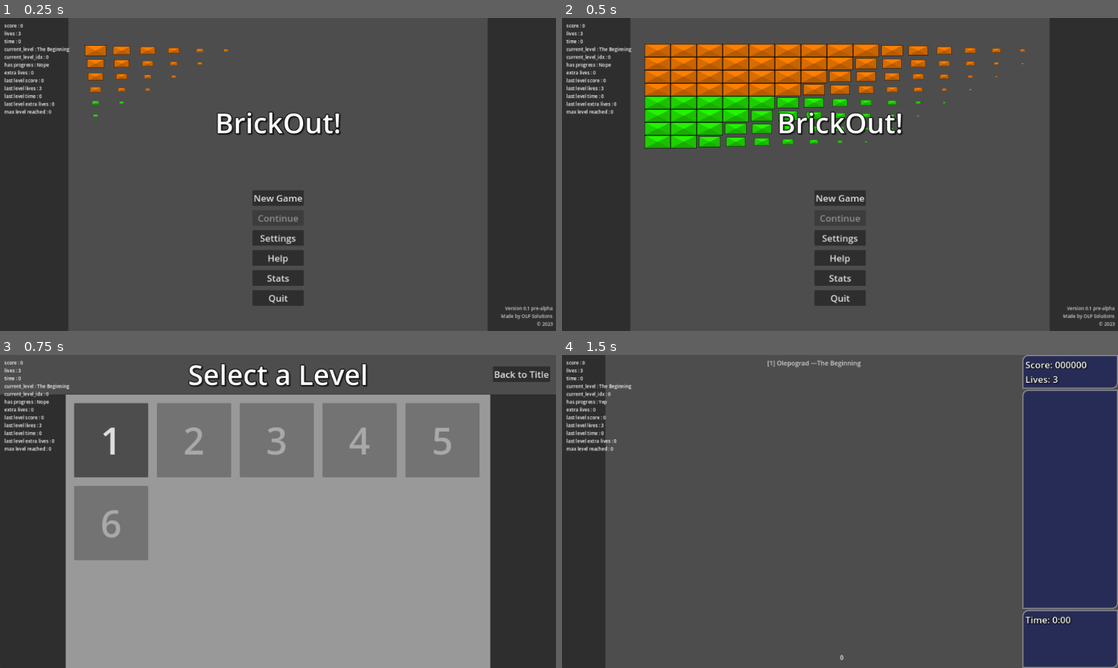
Above: before the commit, frames 1-4 (two rows, left to right).
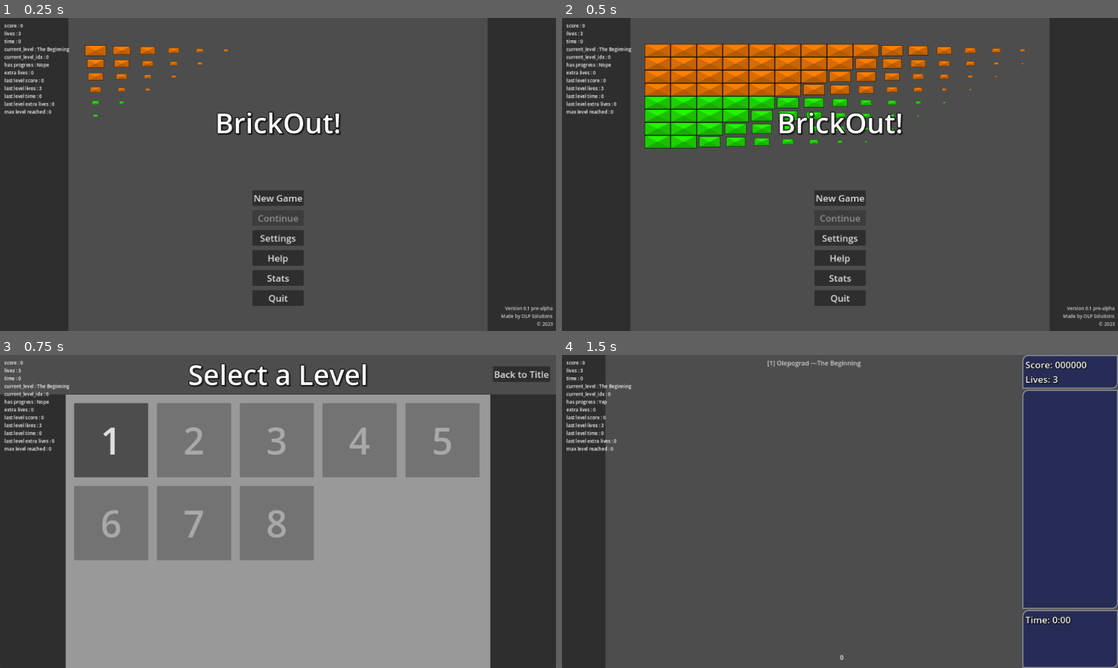
Above: after the commit, the same moments.

Repository: O-39889/brickout
Game: Godot game, scene res://scenes/title_screen.tscn
The game is run twice, just before and just after one commit, with the same random seed, the same clock (stepped at 60 frames per second) and the same inputs. The engine's default icon, where the game draws it, is replaced by a stand-in: a white triangle on a blue panel in a dark square.
Inputs:
- Up to frame 1 (0.25 s): no input
- Up to frame 2 (0.5 s): no input
- Up to frame 3 (0.75 s): click "New Game" at 0.5 s
- Up to frame 4 (1.5 s): click "1" at 1.25 s

Frames 1-2 are identical in both runs. In frame 3, 6.0% of the frame differs, in the area x 28-57%, y 41-66%; in frame 4, nothing differs.

Commit message:
Add yet another level

Diff:
--- /dev/null
+++ b/scenes/levels_new/main_campaign/awawawa.tscn
@@ -0,0 +1,436 @@
+[gd_scene load_steps=9 format=3 uid="uid://bhob220inipgp"]
+
+[ext_resource type="PackedScene" uid="uid://cljyfysqemsgw" path="res://scenes/level.tscn" id="1_1oxtk"]
+[ext_resource type="Script" path="res://scripts/main_level.gd" id="2_fbo6k"]
+[ext_resource type="PackedScene" uid="uid://c0pvsntagt4y6" path="res://scenes/level_components/ball_component.tscn" id="3_087fp"]
+[ext_resource type="PackedScene" uid="uid://coqsjdil7pruh" path="res://scenes/level_components/brick_component.tscn" id="4_cmrns"]
+[ext_resource type="PackedScene" uid="uid://blofikyc7x7vn" path="res://scenes/RegularBrick.tscn" id="5_2lv14"]
+[ext_resource type="PackedScene" uid="uid://clcdnhk8jx7nc" path="res://scenes/super_unbreakable_brick.tscn" id="6_k2os7"]
+[ext_resource type="PackedScene" uid="uid://jeo4t2v7ja84" path="res://scenes/level_components/powerup_component.tscn" id="6_rmm4g"]
+
+[sub_resource type="LabelSettings" id="LabelSettings_kwewi"]
+font_size = 22
+font_color = Color(1, 1, 1, 0.752941)
+
+[node name="MainLevelGameplay" instance=ExtResource("1_1oxtk")]
+script = ExtResource("2_fbo6k")
+level_name = "Thankfully, I finally ran out of ideas"
+level_author = "Olepograd"
+allow_level_finish_powerup = true
+
+[node name="BallComponent" parent="." index="2" instance=ExtResource("3_087fp")]
+metadata/_edit_lock_ = true
+
+[node name="BrickComponent" parent="." index="3" instance=ExtResource("4_cmrns")]
+metadata/_edit_lock_ = true
+
+[node name="Brick" parent="BrickComponent" index="0" instance=ExtResource("5_2lv14")]
+position = Vector2(45, 23)
+color = 2
+
+[node name="Brick2" parent="BrickComponent" index="1" instance=ExtResource("5_2lv14")]
+position = Vector2(135, 23)
+color = 2
+
+[node name="Brick3" parent="BrickComponent" index="2" instance=ExtResource("5_2lv14")]
+position = Vector2(225, 23)
+color = 2
+
+[node name="Brick18" parent="BrickComponent" index="3" instance=ExtResource("5_2lv14")]
+position = Vector2(180, 113)
+color = 3
+protected_sides = 4
+
+[node name="Brick20" parent="BrickComponent" index="4" instance=ExtResource("5_2lv14")]
+position = Vector2(270, 113)
+color = 3
+protected_sides = 6
+
+[node name="Brick19" parent="BrickComponent" index="5" instance=ExtResource("5_2lv14")]
+position = Vector2(90, 113)
+color = 3
+protected_sides = 12
+
+[node name="Brick38" parent="BrickComponent" index="6" instance=ExtResource("5_2lv14")]
+position = Vector2(1260, 293)
+is_shimmering = true
+color = 4
+protected_sides = 4
+
+[node name="Brick39" parent="BrickComponent" index="7" instance=ExtResource("5_2lv14")]
+position = Vector2(1350, 293)
+color = 4
+protected_sides = 6
+
+[node name="Brick40" parent="BrickComponent" index="8" instance=ExtResource("5_2lv14")]
+position = Vector2(1170, 293)
+color = 4
+protected_sides = 12
+
+[node name="Brick4" parent="BrickComponent" index="9" instance=ExtResource("5_2lv14")]
+position = Vector2(315, 23)
+color = 2
+
+[node name="Brick5" parent="BrickComponent" index="10" instance=ExtResource("5_2lv14")]
+position = Vector2(405, 23)
+color = 2
+
+[node name="Brick6" parent="BrickComponent" index="11" instance=ExtResource("5_2lv14")]
+position = Vector2(495, 23)
+color = 2
+
+[node name="Brick7" parent="BrickComponent" index="12" instance=ExtResource("5_2lv14")]
+position = Vector2(585, 23)
+color = 2
+
+[node name="Brick8" parent="BrickComponent" index="13" instance=ExtResource("5_2lv14")]
+position = Vector2(675, 23)
+color = 2
+
+[node name="Brick9" parent="BrickComponent" index="14" instance=ExtResource("5_2lv14")]
+position = Vector2(765, 23)
+color = 2
+
+[node name="Brick10" parent="BrickComponent" index="15" instance=ExtResource("5_2lv14")]
+position = Vector2(855, 23)
+color = 2
+
+[node name="Brick11" parent="BrickComponent" index="16" instance=ExtResource("5_2lv14")]
+position = Vector2(945, 23)
+color = 2
+
+[node name="Brick12" parent="BrickComponent" index="17" instance=ExtResource("5_2lv14")]
+position = Vector2(1035, 23)
+color = 2
+
+[node name="Brick13" parent="BrickComponent" index="18" instance=ExtResource("5_2lv14")]
+position = Vector2(1125, 23)
+color = 2
+
+[node name="Brick14" parent="BrickComponent" index="19" instance=ExtResource("5_2lv14")]
+position = Vector2(1215, 23)
+color = 2
+
+[node name="Brick15" parent="BrickComponent" index="20" instance=ExtResource("5_2lv14")]
+position = Vector2(1305, 23)
+color = 2
+
+[node name="Brick16" parent="BrickComponent" index="21" instance=ExtResource("5_2lv14")]
+position = Vector2(1395, 23)
+color = 2
+
+[node name="Brick21" parent="BrickComponent" index="22" instance=ExtResource("5_2lv14")]
+position = Vector2(45, 203)
+color = 5
+
+[node name="Brick22" parent="BrickComponent" index="23" instance=ExtResource("5_2lv14")]
+position = Vector2(135, 203)
+color = 5
+
+[node name="Brick23" parent="BrickComponent" index="24" instance=ExtResource("5_2lv14")]
+position = Vector2(225, 203)
+color = 5
+
+[node name="Brick24" parent="BrickComponent" index="25" instance=ExtResource("5_2lv14")]
+position = Vector2(315, 203)
+color = 5
+
+[node name="Brick25" parent="BrickComponent" index="26" instance=ExtResource("5_2lv14")]
+position = Vector2(405, 203)
+color = 5
+
+[node name="Brick26" parent="BrickComponent" index="27" instance=ExtResource("5_2lv14")]
+position = Vector2(495, 203)
+color = 5
+
+[node name="Brick27" parent="BrickComponent" index="28" instance=ExtResource("5_2lv14")]
+position = Vector2(585, 203)
+color = 5
+
+[node name="Brick28" parent="BrickComponent" index="29" instance=ExtResource("5_2lv14")]
+position = Vector2(675, 203)
+color = 5
+
+[node name="Brick29" parent="BrickComponent" index="30" instance=ExtResource("5_2lv14")]
+position = Vector2(765, 203)
+color = 5
+
+[node name="Brick30" parent="BrickComponent" index="31" instance=ExtResource("5_2lv14")]
+position = Vector2(855, 203)
+color = 5
+
+[node name="Brick31" parent="BrickComponent" index="32" instance=ExtResource("5_2lv14")]
+position = Vector2(945, 203)
+color = 5
+
+[node name="Brick32" parent="BrickComponent" index="33" instance=ExtResource("5_2lv14")]
+position = Vector2(1035, 203)
+color = 5
+
+[node name="Brick33" parent="BrickComponent" index="34" instance=ExtResource("5_2lv14")]
+position = Vector2(1125, 203)
+color = 5
+
+[node name="Brick34" parent="BrickComponent" index="35" instance=ExtResource("5_2lv14")]
+position = Vector2(1215, 203)
+color = 5
+
+[node name="Brick35" parent="BrickComponent" index="36" instance=ExtResource("5_2lv14")]
+position = Vector2(1305, 203)
+color = 5
+
+[node name="Brick36" parent="BrickComponent" index="37" instance=ExtResource("5_2lv14")]
+position = Vector2(1395, 203)
+color = 5
+
+[node name="Brick41" parent="BrickComponent" index="38" instance=ExtResource("5_2lv14")]
+position = Vector2(45, 383)
+
+[node name="Brick42" parent="BrickComponent" index="39" instance=ExtResource("5_2lv14")]
+position = Vector2(135, 383)
+
+[node name="Brick43" parent="BrickComponent" index="40" instance=ExtResource("5_2lv14")]
+position = Vector2(225, 383)
+
+[node name="Brick44" parent="BrickComponent" index="41" instance=ExtResource("5_2lv14")]
+position = Vector2(315, 383)
+
+[node name="Brick45" parent="BrickComponent" index="42" instance=ExtResource("5_2lv14")]
+position = Vector2(405, 383)
+
+[node name="Brick46" parent="BrickComponent" index="43" instance=ExtResource("5_2lv14")]
+position = Vector2(495, 383)
+
+[node name="Brick47" parent="BrickComponent" index="44" instance=ExtResource("5_2lv14")]
+position = Vector2(585, 383)
+
+[node name="Brick48" parent="BrickComponent" index="45" instance=ExtResource("5_2lv14")]
+position = Vector2(675, 383)
+
+[node name="Brick49" parent="BrickComponent" index="46" instance=ExtResource("5_2lv14")]
+position = Vector2(765, 383)
+
+[node name="Brick50" parent="BrickComponent" index="47" instance=ExtResource("5_2lv14")]
+position = Vector2(855, 383)
+
+[node name="Brick51" parent="BrickComponent" index="48" instance=ExtResource("5_2lv14")]
+position = Vector2(945, 383)
+
+[node name="Brick52" parent="BrickComponent" index="49" instance=ExtResource("5_2lv14")]
+position = Vector2(1035, 383)
+
+[node name="Brick53" parent="BrickComponent" index="50" instance=ExtResource("5_2lv14")]
+position = Vector2(1125, 383)
+
+[node name="Brick54" parent="BrickComponent" index="51" instance=ExtResource("5_2lv14")]
+position = Vector2(1215, 383)
+
+[node name="Brick55" parent="BrickComponent" index="52" instance=ExtResource("5_2lv14")]
+position = Vector2(1305, 383)
+
+[node name="Brick56" parent="BrickComponent" index="53" instance=ExtResource("5_2lv14")]
+position = Vector2(1395, 383)
+
+[node name="Brick61" parent="BrickComponent" index="54" instance=ExtResource("5_2lv14")]
+position = Vector2(45, 563)
+color = 1
+
+[node name="Brick62" parent="BrickComponent" index="55" instance=ExtResource("5_2lv14")]
+position = Vector2(135, 563)
+color = 1
+
+[node name="Brick63" parent="BrickComponent" index="56" instance=ExtResource("5_2lv14")]
+position = Vector2(225, 563)
+color = 1
+
+[node name="Brick64" parent="BrickComponent" index="57" instance=ExtResource("5_2lv14")]
+position = Vector2(315, 563)
+color = 1
+
+[node name="Brick65" parent="BrickComponent" index="58" instance=ExtResource("5_2lv14")]
+position = Vector2(405, 563)
+color = 1
+
+[node name="Brick66" parent="BrickComponent" index="59" instance=ExtResource("5_2lv14")]
+position = Vector2(495, 563)
+color = 1
+
+[node name="Brick67" parent="BrickComponent" index="60" instance=ExtResource("5_2lv14")]
+position = Vector2(585, 563)
+color = 1
+
+[node name="Brick68" parent="BrickComponent" index="61" instance=ExtResource("5_2lv14")]
+position = Vector2(675, 563)
+color = 1
+
+[node name="Brick69" parent="BrickComponent" index="62" instance=ExtResource("5_2lv14")]
+position = Vector2(765, 563)
+color = 1
+
+[node name="Brick70" parent="BrickComponent" index="63" instance=ExtResource("5_2lv14")]
+position = Vector2(855, 563)
+color = 1
+
+[node name="Brick71" parent="BrickComponent" index="64" instance=ExtResource("5_2lv14")]
+position = Vector2(945, 563)
+color = 1
+
+[node name="Brick72" parent="BrickComponent" index="65" instance=ExtResource("5_2lv14")]
+position = Vector2(1035, 563)
+color = 1
+
+[node name="Brick73" parent="BrickComponent" index="66" instance=ExtResource("5_2lv14")]
+position = Vector2(1125, 563)
+color = 1
+
+[node name="Brick74" parent="BrickComponent" index="67" instance=ExtResource("5_2lv14")]
+position = Vector2(1215, 563)
+color = 1
+
+[node name="Brick75" parent="BrickComponent" index="68" instance=ExtResource("5_2lv14")]
+position = Vector2(1305, 563)
+color = 1
+
+[node name="Brick76" parent="BrickComponent" index="69" instance=ExtResource("5_2lv14")]
+position = Vector2(1395, 563)
+color = 1
+
+[node name="SuperUnbreakableBrick" parent="BrickComponent" index="70" instance=ExtResource("6_k2os7")]
+position = Vector2(1395, 113)
+
+[node name="SuperUnbreakableBrick2" parent="BrickComponent" index="71" instance=ExtResource("6_k2os7")]
+position = Vector2(1305, 113)
+
+[node name="SuperUnbreakableBrick3" parent="BrickComponent" index="72" instance=ExtResource("6_k2os7")]
+position = Vector2(1215, 113)
+
+[node name="SuperUnbreakableBrick4" parent="BrickComponent" index="73" instance=ExtResource("6_k2os7")]
+position = Vector2(1125, 113)
+
+[node name="SuperUnbreakableBrick5" parent="BrickComponent" index="74" instance=ExtResource("6_k2os7")]
+position = Vector2(1035, 113)
+
+[node name="SuperUnbreakableBrick6" parent="BrickComponent" index="75" instance=ExtResource("6_k2os7")]
+position = Vector2(945, 113)
+
+[node name="SuperUnbreakableBrick7" parent="BrickComponent" index="76" instance=ExtResource("6_k2os7")]
+position = Vector2(855, 113)
+
+[node name="SuperUnbreakableBrick8" parent="BrickComponent" index="77" instance=ExtResource("6_k2os7")]
+position = Vector2(765, 113)
+
+[node name="SuperUnbreakableBrick9" parent="BrickComponent" index="78" instance=ExtResource("6_k2os7")]
+position = Vector2(675, 113)
+
+[node name="SuperUnbreakableBrick10" parent="BrickComponent" index="79" instance=ExtResource("6_k2os7")]
+position = Vector2(585, 113)
+
+[node name="SuperUnbreakableBrick11" parent="BrickComponent" index="80" instance=ExtResource("6_k2os7")]
+position = Vector2(495, 113)
+
+[node name="SuperUnbreakableBrick12" parent="BrickComponent" index="81" instance=ExtResource("6_k2os7")]
+position = Vector2(405, 113)
+
+[node name="Brick58" parent="BrickComponent" index="82" instance=ExtResource("5_2lv14")]
+position = Vector2(180, 473)
+color = 3
+protected_sides = 4
+
+[node name="Brick59" parent="BrickComponent" index="83" instance=ExtResource("5_2lv14")]
+position = Vector2(270, 473)
+color = 3
+protected_sides = 6
+
+[node name="Brick60" parent="BrickComponent" index="84" instance=ExtResource("5_2lv14")]
+position = Vector2(90, 473)
+color = 3
+protected_sides = 12
+
+[node name="SuperUnbreakableBrick25" parent="BrickComponent" index="85" instance=ExtResource("6_k2os7")]
+position = Vector2(1395, 473)
+
+[node name="SuperUnbreakableBrick26" parent="BrickComponent" index="86" instance=ExtResource("6_k2os7")]
+position = Vector2(1305, 473)
+
+[node name="SuperUnbreakableBrick27" parent="BrickComponent" index="87" instance=ExtResource("6_k2os7")]
+position = Vector2(1215, 473)
+
+[node name="SuperUnbreakableBrick28" parent="BrickComponent" index="88" instance=ExtResource("6_k2os7")]
+position = Vector2(1125, 473)
+
+[node name="SuperUnbreakableBrick29" parent="BrickComponent" index="89" instance=ExtResource("6_k2os7")]
+position = Vector2(1035, 473)
+
+[node name="SuperUnbreakableBrick30" parent="BrickComponent" index="90" instance=ExtResource("6_k2os7")]
+position = Vector2(945, 473)
+
+[node name="SuperUnbreakableBrick31" parent="BrickComponent" index="91" instance=ExtResource("6_k2os7")]
+position = Vector2(855, 473)
+
+[node name="SuperUnbreakableBrick32" parent="BrickComponent" index="92" instance=ExtResource("6_k2os7")]
+position = Vector2(765, 473)
+
+[node name="SuperUnbreakableBrick33" parent="BrickComponent" index="93" instance=ExtResource("6_k2os7")]
+position = Vector2(675, 473)
+
+[node name="SuperUnbreakableBrick34" parent="BrickComponent" index="94" instance=ExtResource("6_k2os7")]
+position = Vector2(585, 473)
+
+[node name="SuperUnbreakableBrick35" parent="BrickComponent" index="95" instance=ExtResource("6_k2os7")]
+position = Vector2(495, 473)
+
+[node name="SuperUnbreakableBrick36" parent="BrickComponent" index="96" instance=ExtResource("6_k2os7")]
+position = Vector2(405, 473)
+
+[node name="SuperUnbreakableBrick13" parent="BrickComponent" index="97" instance=ExtResource("6_k2os7")]
+position = Vector2(1035, 293)
+
+[node name="SuperUnbreakableBrick14" parent="BrickComponent" index="98" instance=ExtResource("6_k2os7")]
+position = Vector2(945, 293)
+
+[node name="SuperUnbreakableBrick15" parent="BrickComponent" index="99" instance=ExtResource("6_k2os7")]
+position = Vector2(855, 293)
+
+[node name="SuperUnbreakableBrick16" parent="BrickComponent" index="100" instance=ExtResource("6_k2os7")]
+position = Vector2(765, 293)
+
+[node name="SuperUnbreakableBrick17" parent="BrickComponent" index="101" instance=ExtResource("6_k2os7")]
+position = Vector2(675, 293)
+
+[node name="SuperUnbreakableBrick18" parent="BrickComponent" index="102" instance=ExtResource("6_k2os7")]
+position = Vector2(585, 293)
+
+[node name="SuperUnbreakableBrick19" parent="BrickComponent" index="103" instance=ExtResource("6_k2os7")]
+position = Vector2(495, 293)
+
+[node name="SuperUnbreakableBrick20" parent="BrickComponent" index="104" instance=ExtResource("6_k2os7")]
+position = Vector2(405, 293)
+
+[node name="SuperUnbreakableBrick21" parent="BrickComponent" index="105" instance=ExtResource("6_k2os7")]
+position = Vector2(315, 293)
+
+[node name="SuperUnbreakableBrick22" parent="BrickComponent" index="106" instance=ExtResource("6_k2os7")]
+position = Vector2(225, 293)
+
+[node name="SuperUnbreakableBrick23" parent="BrickComponent" index="107" instance=ExtResource("6_k2os7")]
+position = Vector2(135, 293)
+
+[node name="SuperUnbreakableBrick24" parent="BrickComponent" index="108" instance=ExtResource("6_k2os7")]
+position = Vector2(45, 293)
+
+[node name="PowerupComponent" parent="." index="4" instance=ExtResource("6_rmm4g")]
+metadata/_edit_lock_ = true
+
+[node name="CanvasLayer" type="CanvasLayer" parent="." index="5"]
+
+[node name="LevelAuthorName" type="Label" parent="CanvasLayer" index="0"]
+unique_name_in_owner = true
+anchors_preset = 5
+anchor_left = 0.5
+anchor_right = 0.5
+offset_top = 12.0
+grow_horizontal = 2
+text = "Author Name — Level Name"
+label_settings = SubResource("LabelSettings_kwewi")
+horizontal_alignment = 1
+metadata/_edit_lock_ = true
--- a/scenes/singletons/game_progression.tscn
+++ b/scenes/singletons/game_progression.tscn
@@ -5,4 +5,4 @@
 [node name="GameProgression" type="Node"]
 script = ExtResource("1_tj43e")
 main_campaign_dir = "res://scenes/levels_new/main_campaign"
-level_campaign = PackedStringArray("first_levle", "shimmer_intro", "will_come_up_with_the_name_later", "circlularos", "checkerboard", "reinforced_intro")
+level_campaign = PackedStringArray("first_levle", "shimmer_intro", "will_come_up_with_the_name_later", "circlularos", "checkerboard", "reinforced_intro", "awawawa", "circle 2")
